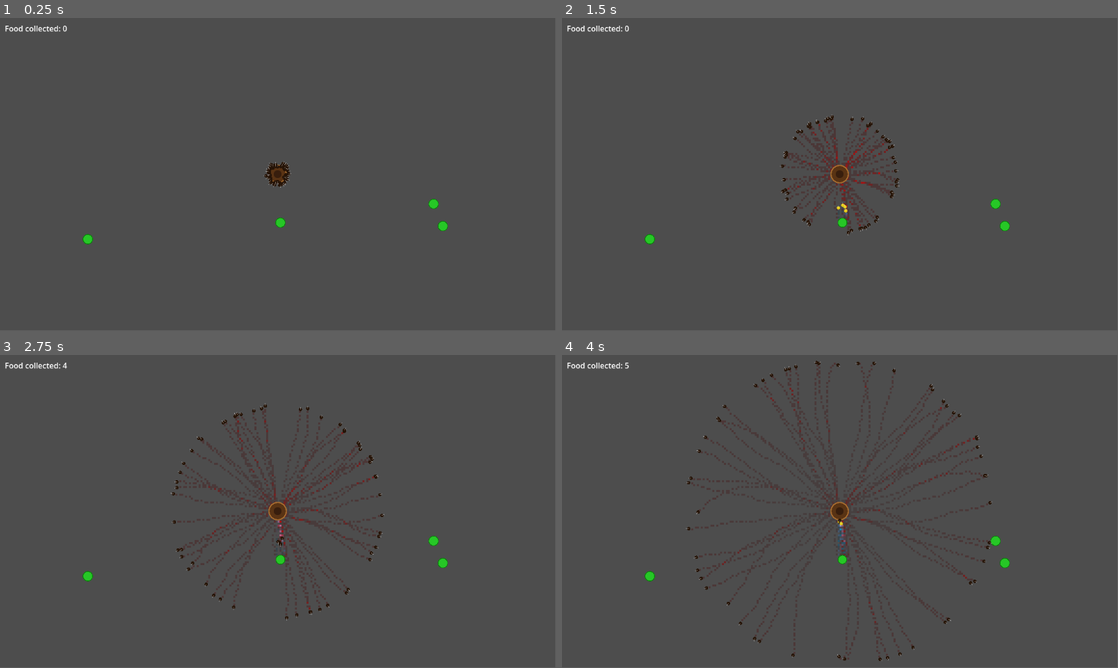
Above: before the commit, frames 1-4 (two rows, left to right).
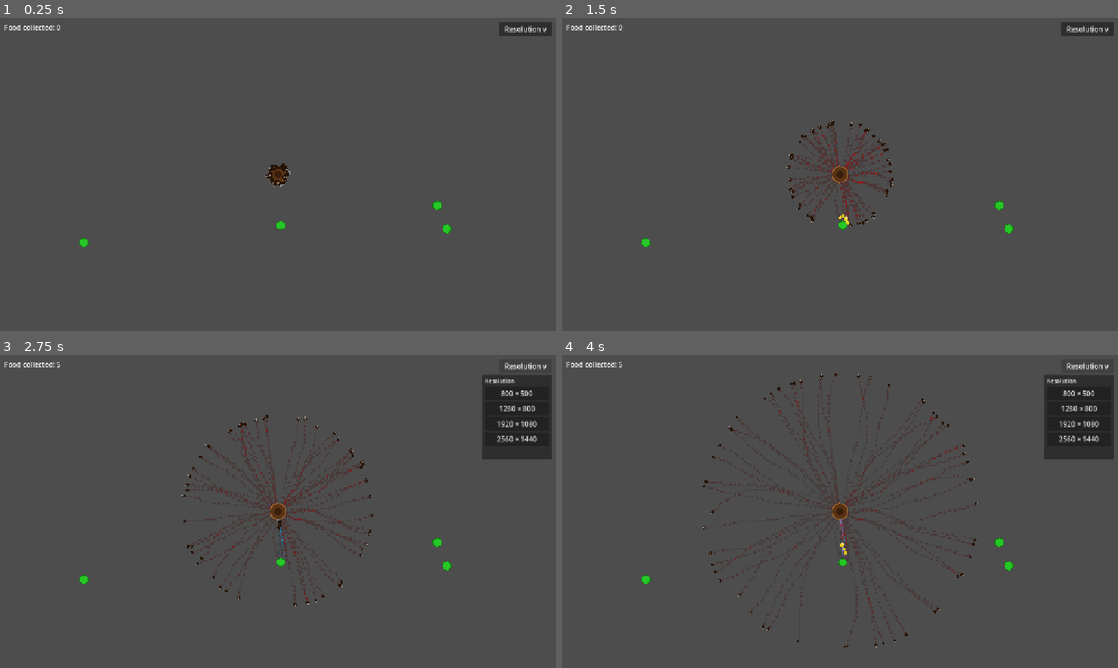
Above: after the commit, the same moments.

Repository: JustinBraben/the_colony
Game: Godot game, scene res://scenes/main.tscn
The game is run twice, just before and just after one commit, with the same random seed, the same clock (stepped at 60 frames per second) and the same inputs.
Inputs (mouse positions are in pixels of both pictures, inside the frame that each line leads up to):
- Up to frame 1 (0.25 s): no input
- Up to frame 2 (1.5 s): click (1084, 30) at 0.5 s, where only the run after the commit has a clickable "Resolution v"; click (1079, 55) at 1.25 s, where only the run after the commit has a clickable "800 × 500"
- Up to frame 3 (2.75 s): click (522, 367) at 2 s, where only the run after the commit has a clickable "Resolution v"
- Up to frame 4 (4 s): click (1079, 408) at 2.75 s, where only the run after the commit has a clickable "1280 × 800"; click (1084, 367) at 3.5 s, where only the run after the commit has a clickable "Resolution v"
In our replay, the window is 799x449 before the commit and 800x450 after it. These sizes can differ from the game's own. Grey fills any space a smaller window leaves; there, only what the larger window draws over its background counts as a difference.

The runs differ from the first frame. In frame 1, 0.9% of the frame differs, in the area x 0-100%, y 1-74%; in frame 2, 1.7%; in frame 3, 4.6%; in frame 4, 4.6%, in the area x 0-100%, y 1-98%.

Commit message:
update resolution

Diff:
--- a/project.godot
+++ b/project.godot
@@ -16,6 +16,13 @@
 config/icon="res://icon.svg"
 config/run/main_scene="res://scenes/main.tscn"
 
+[display]
+
+window/size/viewport_width=1280
+window/size/viewport_height=720
+window/stretch/mode="canvas_items"
+window/stretch/aspect="expand"
+
 [physics]
 
 3d/physics_engine="Jolt Physics"
@@ -23,3 +30,4 @@
 [rendering]
 
 rendering_device/driver.windows="d3d12"
+textures/vram_compression/import_etc2_astc=true
--- a/scenes/main.tscn
+++ b/scenes/main.tscn
@@ -1,8 +1,9 @@
-[gd_scene load_steps=4 format=3 uid="uid://colony_main1"]
+[gd_scene load_steps=5 format=3 uid="uid://colony_main1"]
 
 [ext_resource type="Script" path="res://scripts/main.gd" id="1_mainscr"]
 [ext_resource type="Script" path="res://scripts/pheromone_map.gd" id="2_pmapscr"]
 [ext_resource type="Script" path="res://scripts/colony.gd" id="3_colscr"]
+[ext_resource type="Script" path="res://scripts/resolution_menu.gd" id="4_resmenu"]
 
 [node name="Main" type="Node2D"]
 script = ExtResource("1_mainscr")
@@ -26,3 +27,44 @@
 offset_bottom = 38.0
 text = "Food collected: 0"
 theme_override_font_sizes/font_size = 16
+
+[node name="ResolutionMenu" type="Control" parent="UI"]
+anchor_right = 1.0
+anchor_bottom = 1.0
+script = ExtResource("4_resmenu")
+
+[node name="ToggleButton" type="Button" parent="UI/ResolutionMenu"]
+anchor_left = 1.0
+anchor_top = 0.0
+anchor_right = 1.0
+anchor_bottom = 0.0
+offset_left = -130.0
+offset_top = 10.0
+offset_right = -10.0
+offset_bottom = 38.0
+text = "Resolution v"
+
+[node name="Panel" type="Panel" parent="UI/ResolutionMenu"]
+anchor_left = 1.0
+anchor_top = 0.0
+anchor_right = 1.0
+anchor_bottom = 0.0
+offset_left = -170.0
+offset_top = 45.0
+offset_right = -10.0
+offset_bottom = 240.0
+visible = false
+
+[node name="VBoxContainer" type="VBoxContainer" parent="UI/ResolutionMenu/Panel"]
+anchor_right = 1.0
+anchor_bottom = 1.0
+offset_left = 6.0
+offset_top = 6.0
+offset_right = -6.0
+offset_bottom = -6.0
+
+[node name="TitleLabel" type="Label" parent="UI/ResolutionMenu/Panel/VBoxContainer"]
+text = "Resolution"
+theme_override_font_sizes/font_size = 13
+
+[connection signal="pressed" from="UI/ResolutionMenu/ToggleButton" to="UI/ResolutionMenu" method="_on_toggle_pressed"]
--- a/scripts/main.gd
+++ b/scripts/main.gd
@@ -13,14 +13,29 @@
 func _ready() -> void:
 	var viewport_size := get_viewport_rect().size
 	colony.position = viewport_size / 2.0
-
 	_spawn_food(viewport_size)
 	colony.setup(pheromone_map, ants_container)
+	get_viewport().size_changed.connect(_on_viewport_resized)
 
 
 func _process(_delta: float) -> void:
 	food_label.text = "Food collected: %d" % colony.food_collected
 	_check_interactions()
+
+
+func _on_viewport_resized() -> void:
+	# Clear first so queue_free completes before new nodes are added
+	for child in ants_container.get_children():
+		child.queue_free()
+	for child in food_sources.get_children():
+		child.queue_free()
+	await get_tree().process_frame
+	var vp := get_viewport_rect().size
+	colony.position = vp / 2.0
+	colony.food_collected = 0
+	pheromone_map.reinitialize()
+	_spawn_food(vp)
+	colony.setup(pheromone_map, ants_container)
 
 
 func _check_interactions() -> void:
--- a/scripts/pheromone_map.gd
+++ b/scripts/pheromone_map.gd
@@ -20,6 +20,15 @@
 
 
 func _ready() -> void:
+	_sprite = Sprite2D.new()
+	_sprite.centered = false
+	_sprite.scale = Vector2(CELL_SIZE, CELL_SIZE)
+	_sprite.texture_filter = CanvasItem.TEXTURE_FILTER_NEAREST
+	add_child(_sprite)
+	reinitialize()
+
+
+func reinitialize() -> void:
 	var viewport_size := get_viewport_rect().size
 	grid_width = int(viewport_size.x) / CELL_SIZE
 	grid_height = int(viewport_size.y) / CELL_SIZE
@@ -32,13 +41,10 @@
 
 	_image = Image.create(grid_width, grid_height, false, Image.FORMAT_RGBA8)
 	_texture = ImageTexture.create_from_image(_image)
+	if _sprite:
+		_sprite.texture = _texture
 
-	_sprite = Sprite2D.new()
-	_sprite.texture = _texture
-	_sprite.centered = false
-	_sprite.scale = Vector2(CELL_SIZE, CELL_SIZE)
-	_sprite.texture_filter = CanvasItem.TEXTURE_FILTER_NEAREST
-	add_child(_sprite)
+	_texture_timer = 0.0
 
 
 func _process(delta: float) -> void:
--- /dev/null
+++ b/scripts/resolution_menu.gd
@@ -0,0 +1,36 @@
+extends Control
+
+const PRESETS := [
+	{"label": "800 × 500",   "size": Vector2i(800,  500)},
+	{"label": "1280 × 800",  "size": Vector2i(1280, 800)},
+	{"label": "1920 × 1080", "size": Vector2i(1920, 1080)},
+	{"label": "2560 × 1440", "size": Vector2i(2560, 1440)},
+]
+
+@onready var panel: Panel = $Panel
+
+
+func _ready() -> void:
+	panel.hide()
+	var vbox: VBoxContainer = $Panel/VBoxContainer
+	for preset in PRESETS:
+		var btn := Button.new()
+		btn.text = preset.label
+		btn.pressed.connect(_set_resolution.bind(preset.size))
+		vbox.add_child(btn)
+
+
+func _on_toggle_pressed() -> void:
+	panel.visible = not panel.visible
+
+
+func _set_resolution(size: Vector2i) -> void:
+	panel.hide()
+	# DisplayServer.window_set_size() cannot resize the editor's embedded window.
+	# It works correctly when the project is run standalone (outside the editor).
+	if OS.has_feature("editor"):
+		return
+	DisplayServer.window_set_size(size)
+	var screen_pos := DisplayServer.screen_get_position()
+	var screen_size := DisplayServer.screen_get_size()
+	DisplayServer.window_set_position(screen_pos + (screen_size - size) / 2)
--- /dev/null
+++ b/the_colony_game/icon.svg
@@ -0,0 +1 @@
+<svg xmlns="http://www.w3.org/2000/svg" width="128" height="128"><rect width="124" height="124" x="2" y="2" fill="#363d52" stroke="#212532" stroke-width="4" rx="14"/><g fill="#fff" transform="translate(12.322 12.322)scale(.101)"><path d="M105 673v33q407 354 814 0v-33z"/><path fill="#478cbf" d="m105 673 152 14q12 1 15 14l4 67 132 10 8-61q2-11 15-15h162q13 4 15 15l8 61 132-10 4-67q3-13 15-14l152-14V427q30-39 56-81-35-59-83-108-43 20-82 47-40-37-88-64 7-51 8-102-59-28-123-42-26 43-46 89-49-7-98 0-20-46-46-89-64 14-123 42 1 51 8 102-48 27-88 64-39-27-82-47-48 49-83 108 26 42 56 81zm0 33v39c0 276 813 276 814 0v-39l-134 12-5 69q-2 10-14 13l-162 11q-12 0-16-11l-10-65H446l-10 65q-4 11-16 11l-162-11q-12-3-14-13l-5-69z"/><path d="M483 600c0 34 58 34 58 0v-86c0-34-58-34-58 0z"/><circle cx="725" cy="526" r="90"/><circle cx="299" cy="526" r="90"/></g><g fill="#414042" transform="translate(12.322 12.322)scale(.101)"><circle cx="307" cy="532" r="60"/><circle cx="717" cy="532" r="60"/></g></svg>
Not shown, added: export_presets.cfg
Not shown, added: scripts/resolution_menu.gd.uid
Not shown, added: the_colony_game/icon.svg.import
Binary file added: the_colony_game/scripts/ant.gdc
Not shown, added: the_colony_game/scripts/ant.gdc.uid
Binary file added: the_colony_game/scripts/colony.gdc
Not shown, added: the_colony_game/scripts/colony.gdc.uid
Binary file added: the_colony_game/scripts/food.gdc
Not shown, added: the_colony_game/scripts/food.gdc.uid
Binary file added: the_colony_game/scripts/main.gdc
Not shown, added: the_colony_game/scripts/main.gdc.uid
Binary file added: the_colony_game/scripts/pheromone_map.gdc
(and 14 more such lines)
